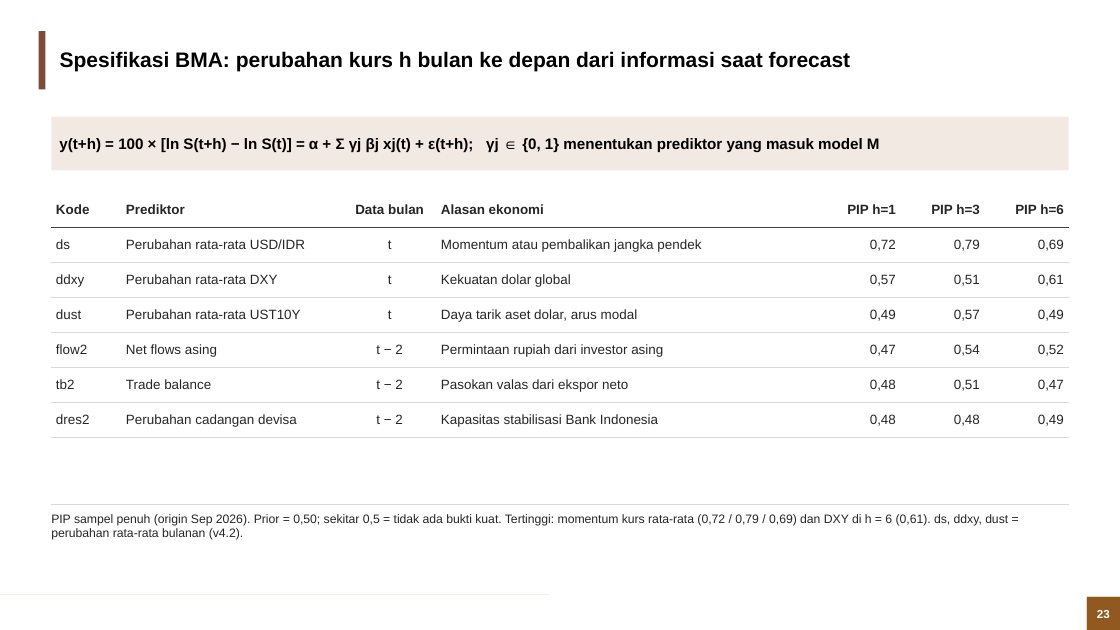
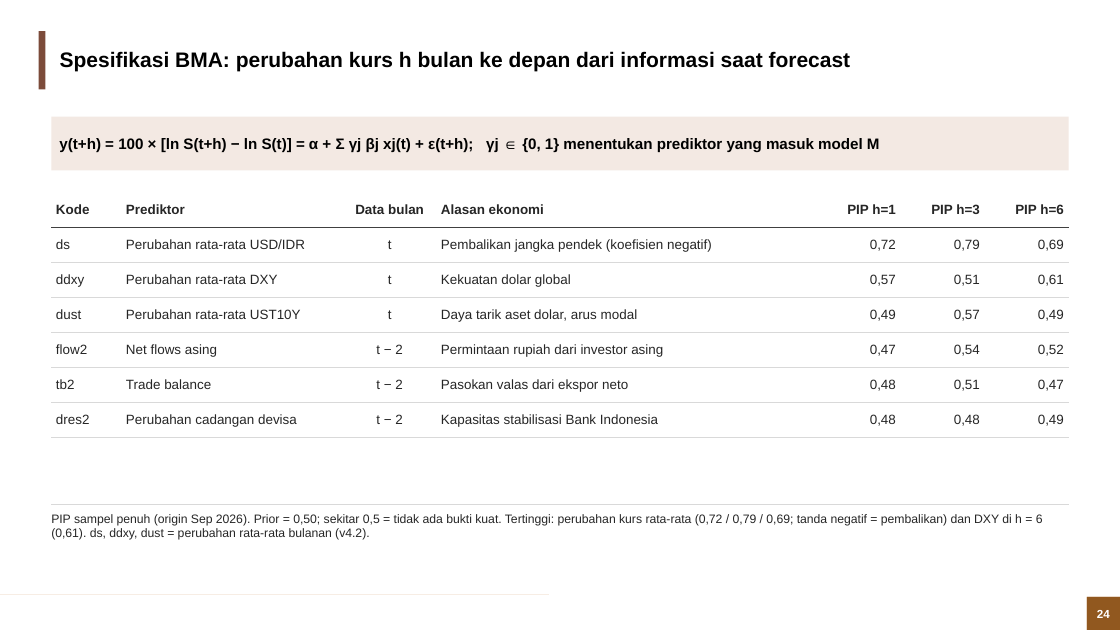
Before and after one commit to muhamadhaikal128/Simulasi-Rupiah, a slide deck: slide 24 of output/Simulasi_Rupiah_BMA_BVARX.pptx (slide 23 before the commit). Drawn at 1120x630 pixels with LibreOffice and Linux fonts; fonts in the diff are those of the drawing; background and template pictures are left out. Boxes give left, top, right and bottom in pixels: in the first picture for what was removed or moved away, otherwise in the second. Text is boxed around its words. In the diff, an @@ line names an element or a change of style, - is before the commit and + after.

Commit message:
Deck: variable-relationship slides for BMA and BVARX; ds wording

```diff
--- a/output/Simulasi_Rupiah_BMA_BVARX.pptx
+++ b/output/Simulasi_Rupiah_BMA_BVARX.pptx
@@ table at (51, 192, 1069, 438) @@
-row 2, column 4: Momentum atau pembalikan jangka pendek
+row 2, column 4: Pembalikan jangka pendek (koefisien negatif)
@@ text at (51, 514, 1043, 540): text changed @@
-PIP sampel penuh (origin Sep 2026). Prior = 0,50; sekitar 0,5 = tidak ada bukti kuat. Tertinggi: momentum kurs rata-rata (0,72 / 0,79 / 0,69) dan DXY di h = 6 (0,61). ds, ddxy, dust = perubahan rata-rata bulanan (v4.2).
+PIP sampel penuh (origin Sep 2026). Prior = 0,50; sekitar 0,5 = tidak ada bukti kuat. Tertinggi: perubahan kurs rata-rata (0,72 / 0,79 / 0,69; tanda negatif = pembalikan) dan DXY di h = 6 (0,61). ds, ddxy, dust = perubahan rata-rata bulanan (v4.2).
@@ page number at (1097, 610, 1110, 618): text changed @@
-23
+24
```
Also in this commit, not shown: 8 other slides changed, 2 slides added.
